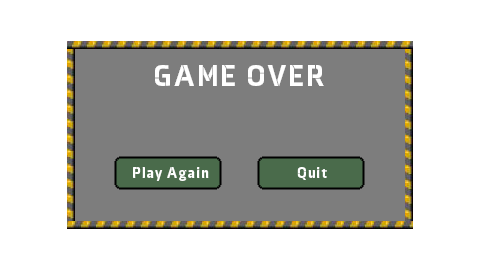
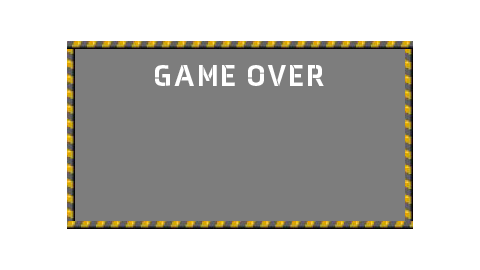
Layer changes from the first 480 × 270 image to the second:
hid "Quit" over [297,167,327,180]
hid "Quit_Button" over [257,156,365,190]
hid "Play Again" over [133,167,209,181]
hid "Play_Again_Button" over [114,156,222,190]
